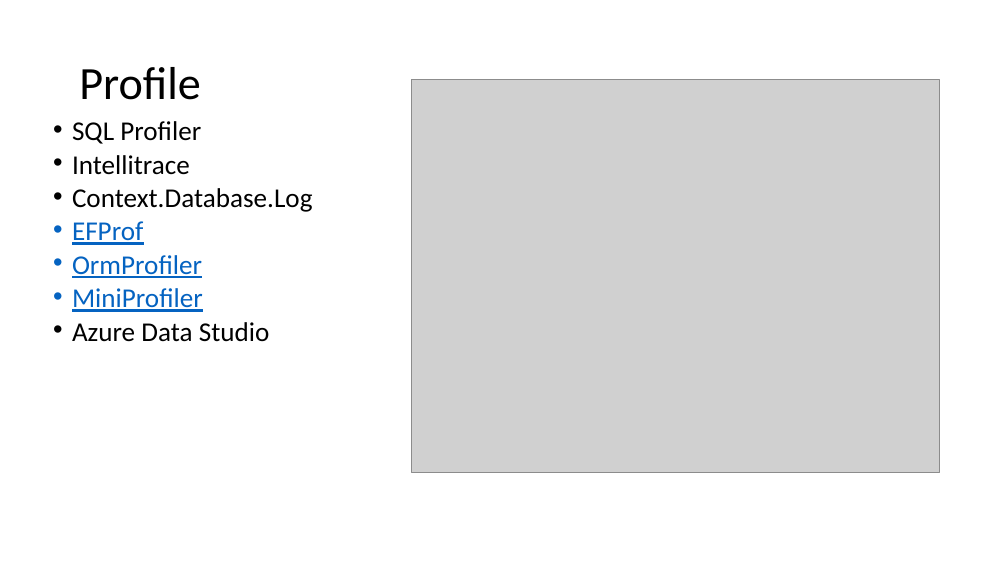
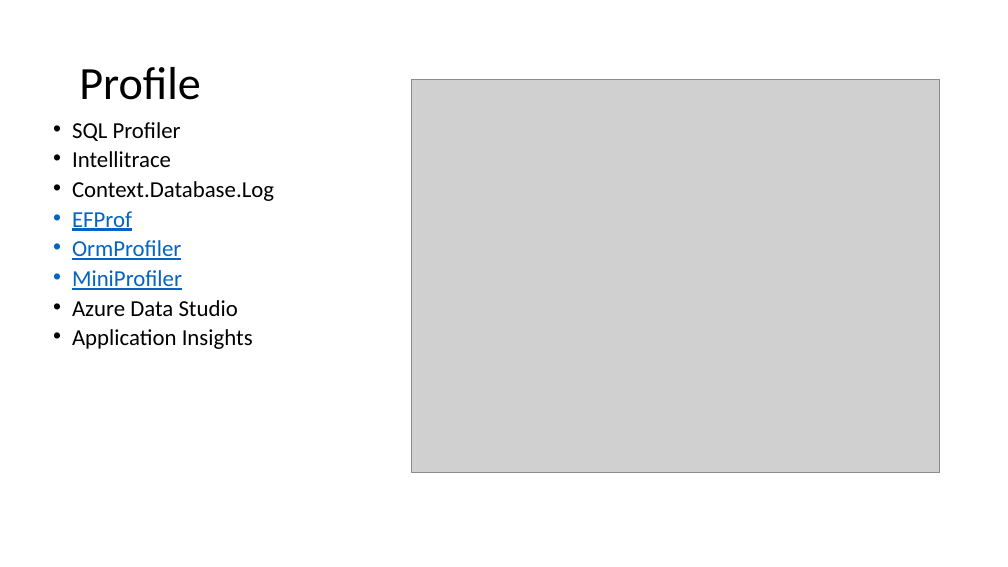
Before and after one commit to jwooley/RecipeWebApi, a slide deck: slide 10 of EFPerf.pptx. Drawn at 1008x567 pixels with LibreOffice and Linux fonts; fonts in the diff are those of the drawing; grey boxes stand for pictures. Boxes give left, top, right and bottom in pixels: in the first picture for what was removed or moved away, otherwise in the second. Text is boxed around its words. In the diff, an @@ line names an element or a change of style, - is before the commit and + after.

```diff
--- a/EFPerf.pptx
+++ b/EFPerf.pptx
@@ text at (x1=72, y1=122, x2=274, y2=316): size 19.4 to 16.3 pt in "SQL Profiler", "Intellitrace", "Context.Database.Log", "EFProf" and 3 more places @@
@@ text at (x1=72, y1=329, x2=253, y2=349): paragraph added @@
+• Application Insights
```
Also in this commit, not shown: 13 slides added.
